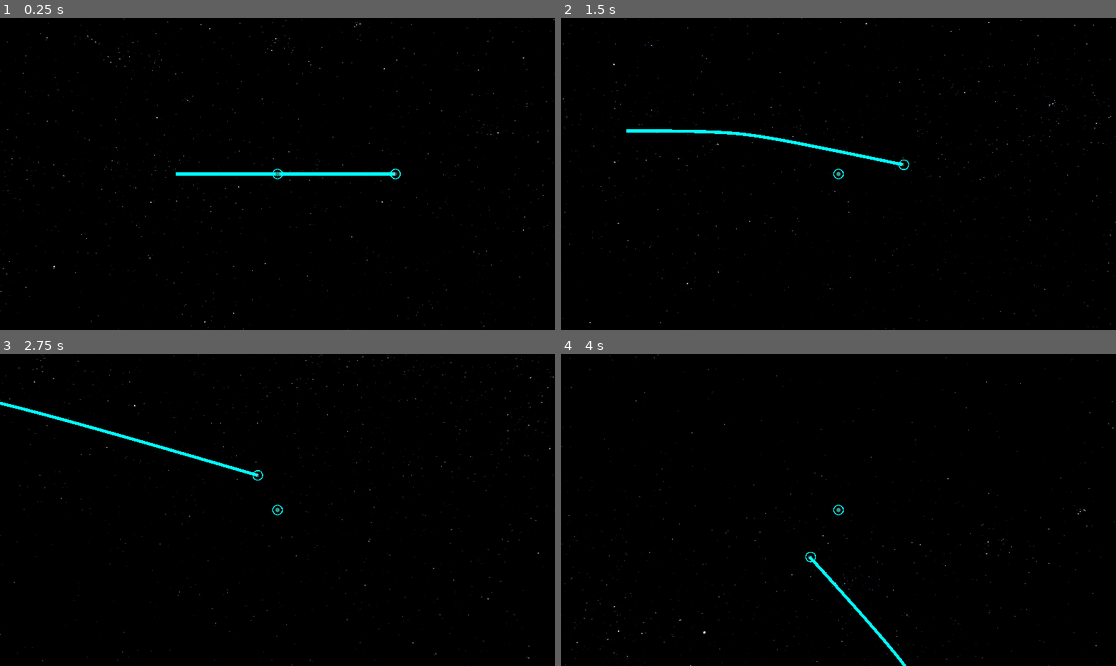
Above: before the commit, frames 1-4 (two rows, left to right).
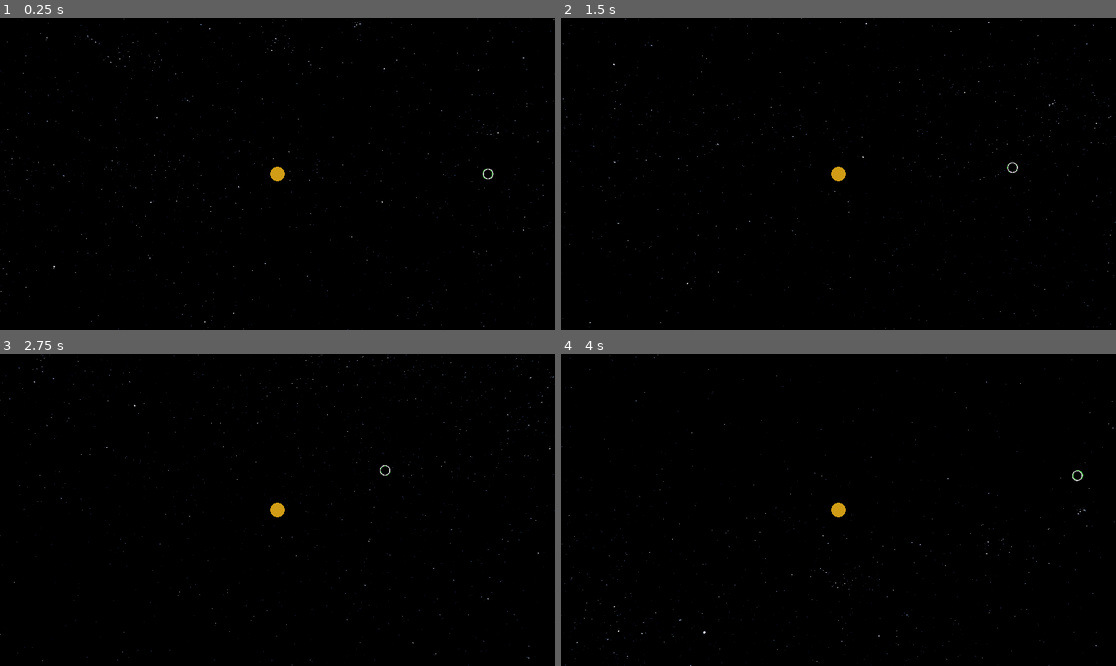
Above: after the commit, the same moments.

Repository: pinkavat/plaNetarium
Game: Godot game, scene res://world.tscn
Two runs of this game, one before a commit and one after it. Both use one fixed random seed, a clock stepped at 60 frames per second and the inputs below.
Inputs (mouse positions are in pixels of both pictures, inside the frame that each line leads up to):
- Up to frame 1 (0.25 s): no input
- Up to frame 2 (1.5 s): tap Enter (ui_accept) at 0.5, 0.6, 0.77, 1.07 s; move the mouse to (960, 158) at 0.52 s; hold Right (ui_right) 0.53-1.25 s; click (960, 158) at 0.67 s; drag from (727, 189) to (810, 236) at 1.27 s
- Up to frame 3 (2.75 s): move the mouse to (333, 441) at 2.02 s; hold Right (ui_right) from 2.03 s (still down); tap Enter (ui_accept) at 2.1 s; click (333, 441) at 2.17 s
- Up to frame 4 (4 s): release Right (ui_right) at 2.75 s; tap Enter (ui_accept) at 2.75, 3.6, 3.77 s; drag from (810, 572) to (672, 463) at 2.77 s; move the mouse to (1005, 556) at 3.52 s; hold Left (ui_left) from 3.53 s (still down); click (1005, 556) at 3.67 s

The runs differ from the first frame. In frame 1, 0.5% of the frame differs, in the area x 31-89%, y 47-53%; in frame 2, 0.6%, in the area x 11-83%, y 35-53%; in frame 3, 0.6%; in frame 4, 0.4%.

Commit message:
began implementing plaNetarium viewer

Diff:
--- a/PlaNetarium/gravitor.gd
+++ b/PlaNetarium/gravitor.gd
@@ -6,7 +6,7 @@
 ## TODO: document
 ## Tree Node
 
-## Unique name for this gravitor (used to extract the gravitor from the system state)
+## Unique name for this gravitor
 var name : StringName
 
 
@@ -18,6 +18,9 @@
 
 ## Local velocity of body at reference time.
 var vel_0 : DoubleVector3
+
+## Parent backreference, used only for 'get primary' query
+var parent : Gravitor = null
 
 ## Array of Gravitor children of this body.
 var children = []
@@ -60,7 +63,7 @@
 			)
 
 	# Make child and add it to our children
-	var child := Gravitor.new(name_, initial_state[0], initial_state[1], mu_)
+	var child := Gravitor.new(name_, initial_state[0], initial_state[1], mu_, self)
 	child.period = TAU * sqrt((semimajor_axis_ * semimajor_axis_ * semimajor_axis_) / (mu + mu_))
 	child.soi_radius = 0.9431 * semimajor_axis_ * pow(mu_ / mu, 2.0/5.0)
 	child.soi_radius_squared = child.soi_radius * child.soi_radius
@@ -91,7 +94,7 @@
 			)
 
 	# Make child and add it to our children
-	var child := Gravitor.new(name_, initial_state[0], initial_state[1], mu_)
+	var child := Gravitor.new(name_, initial_state[0], initial_state[1], mu_, self)
 	var semimajor_axis_ = (periapsis_distance_ + apoapsis_distance_) / 2.0
 	child.period = TAU * sqrt((semimajor_axis_ * semimajor_axis_ * semimajor_axis_) / (mu + mu_))
 	child.soi_radius = 0.9431 * semimajor_axis_ * pow(mu_ / mu, 2.0/5.0)
@@ -103,17 +106,18 @@
 ## TODO destroy!
 ## Static factory function: creates an immobile root primary Gravitor.
 static func make_root_gravitor(name_ : StringName, mu_ : float) -> Gravitor:
-	return Gravitor.new(name_, DoubleVector3.ZERO(), DoubleVector3.ZERO(), mu_)
+	return Gravitor.new(name_, DoubleVector3.ZERO(), DoubleVector3.ZERO(), mu_, null)
 
 
 ## Initialize a Gravitor with the given initial state (Cart2Cart, TODO improve).
 ## Not really meaningfully useable outside of invocation from the static factories above.
 ## TODO: in fact don't use it at all, since it doesn't set some of the 'useful properties'!
-func _init(name_ : StringName, pos_0_ : DoubleVector3, vel_0_ : DoubleVector3, mu_ : float) -> void:
+func _init(name_ : StringName, pos_0_ : DoubleVector3, vel_0_ : DoubleVector3, mu_ : float, parent_ : Gravitor) -> void:
 	name = name_
 	pos_0 = pos_0_
 	vel_0 = vel_0_
 	mu = mu_
+	parent = parent_
 
 
 ## Gravitor tree query: returns a Dictionary name->GlobalState (see below) for every
--- a/PlaNetarium/plaNetarium.gd
+++ b/PlaNetarium/plaNetarium.gd
@@ -40,18 +40,32 @@
 			return large_body.get_pos().vec3() # Gravitor.GlobalState
 		var small_body = _small_states.get(name, null)
 		if small_body:
-			return small_body.get_pos().vec3() # Gravitee.State (TODO)
+			return small_body.get_pos().vec3() # Gravitee.State
 		return fallback
 
 
 	## Returns the velocity Vector3 of the named body, or null, as in get_pos_of.
 	func get_vel_of(name : StringName, fallback = null):
-		return fallback # TODO
-
-
-	## Returns the orbital parent of a large body, or the primary attractor
-	## of a small body. Ditto fallback.
+		# Check large bodies
+		var large_body = _large_states.get(name, null)
+		if large_body:
+			return large_body.get_vel().vec3() # Gravitor.GlobalState
+		var small_body = _small_states.get(name, null)
+		if small_body:
+			return small_body.get_vel().vec3() # Gravitee.State
+		return fallback
+
+
+	## Returns the name of the orbital parent of a large body, or the primary attractor
+	## of a small body. Ditto fallback; will return null on the root attractor.
 	func get_primary_of(name : StringName, fallback = null):
+		# Check large bodies
+		var large_body = _large_states.get(name, null)
+		if large_body:
+			return large_body.gravitor.parent.name
+		var small_body = _small_states.get(name, null)
+		if small_body:
+			return small_body.primary.name
 		return fallback
 
 
@@ -119,7 +133,7 @@
 ## root attractor of the system (as it's a fallback for various things)
 func _init(root_name : StringName, root_mu : float):
 	_root_name = root_name
-	_large_bodies[_root_name] = Gravitor.new(root_name, DoubleVector3.ZERO(), DoubleVector3.ZERO(), root_mu)
+	_large_bodies[_root_name] = Gravitor.new(root_name, DoubleVector3.ZERO(), DoubleVector3.ZERO(), root_mu, null)
 
 
 ## Add a large body (emits gravity, moves in Keplerian orbit).
@@ -182,7 +196,7 @@
 	else:
 		assert(false, "Must specify either apo/periapsidal pair or axis/eccentricity pair!")
 
-	var new_child := Gravitor.new(name, initial_state[0], initial_state[1], child_mu)
+	var new_child := Gravitor.new(name, initial_state[0], initial_state[1], child_mu, parent)
 	# Set the new gravitor's auxiliaries (TODO: in init above...?)
 	new_child.period = TAU * sqrt((semimajor_axis * semimajor_axis * semimajor_axis) / (parent.mu + child_mu))
 	new_child.soi_radius = 0.9431 * semimajor_axis * pow(child_mu / parent.mu, 2.0/5.0)
--- a/CameraGimbal.gd
+++ b/PlaNetariumViewer/CameraGimbal.gd
@@ -111,18 +111,18 @@
 
 				# Fire a ray to see if camera is to move
 
-				var params := PhysicsRayQueryParameters3D.new()
-				params.from = camera.project_ray_origin(event.position)
-				params.to = params.from + camera.project_ray_normal(event.position) * camera.far
-				params.collide_with_bodies = false
-				params.collide_with_areas = true
-				params.collision_mask = 0x1
-				var ray_result = get_world_3d().direct_space_state.intersect_ray(params)
-
-				if ray_result and ray_result["collider"].is_in_group("camera_targetable"):
-					# We hit a targetable node; retarget the camera
-					if not target_node == ray_result["collider"]:
-						_start_move_towards(ray_result["collider"])
-				else:
-					# Ray didn't hit anything, so it's a grab-to-move.
-					grabbed = true
+#				var params := PhysicsRayQueryParameters3D.new()
+#				params.from = camera.project_ray_origin(event.position)
+#				params.to = params.from + camera.project_ray_normal(event.position) * camera.far
+#				params.collide_with_bodies = false
+#				params.collide_with_areas = true
+#				params.collision_mask = 0x1
+#				var ray_result = get_world_3d().direct_space_state.intersect_ray(params)
+#
+#				if ray_result and ray_result["collider"].is_in_group("camera_targetable"):
+#					# We hit a targetable node; retarget the camera
+#					if not target_node == ray_result["collider"]:
+#						_start_move_towards(ray_result["collider"])
+#				else:
+#					# Ray didn't hit anything, so it's a grab-to-move.
+				grabbed = true
--- /dev/null
+++ b/PlaNetariumViewer/LargeBodyView/large_body_view.tscn
@@ -0,0 +1,14 @@
+[gd_scene load_steps=3 format=3 uid="uid://8pabwxyl1mi1"]
+
+[ext_resource type="Script" path="res://PlaNetariumViewer/click_target.gd" id="1_tomcy"]
+
+[sub_resource type="SphereMesh" id="SphereMesh_lloby"]
+
+[node name="LargeBodyView" type="Node3D"]
+metadata/_edit_group_ = true
+
+[node name="TempPlanetMesh" type="MeshInstance3D" parent="."]
+mesh = SubResource("SphereMesh_lloby")
+
+[node name="ClickTarget" type="Node2D" parent="."]
+script = ExtResource("1_tomcy")
--- /dev/null
+++ b/PlaNetariumViewer/SmallBodyView/unpredictable_small_body_view.tscn
@@ -0,0 +1,9 @@
+[gd_scene load_steps=2 format=3 uid="uid://dhln6sccc3xr"]
+
+[ext_resource type="Script" path="res://PlaNetariumViewer/click_target.gd" id="1_nbb6w"]
+
+[node name="UnpredictableSmallBodyView" type="Node3D"]
+metadata/_edit_group_ = true
+
+[node name="ClickTarget" type="Node2D" parent="."]
+script = ExtResource("1_nbb6w")
--- a/click_target.gd
+++ b/PlaNetariumViewer/click_target.gd
@@ -12,7 +12,7 @@
 var radius : float = 20.0
 
 ## Displayed circle colour
-var colour : Color = Color.AQUA
+var color : Color = Color.AQUA
 
 ## Emitted on click
 signal clicked
@@ -32,8 +32,8 @@
 	# Check to see if the object we're representing is larger on screen than we are
 	var test_pos = to_local(camera.unproject_position(parent_pos + Vector3(0, parent_apparent_min_rad, 0)))
 
-	# Local-hide if behind camera (ancestors can hide, too, to disable clicks)
-	if camera.is_position_behind(parent_pos) or test_pos.length_squared() > (radius * radius):
+	# Hide and disable clicks if behind camera, target sphere is large enough, or parent is hidden
+	if camera.is_position_behind(parent_pos) or test_pos.length_squared() > (radius * radius) or not get_parent().is_visible_in_tree():
 		hide()
 	else:
 		show()
@@ -42,13 +42,13 @@
 
 # Draw an empty circle around the target point
 func _draw():
-	draw_arc(Vector2.ZERO, radius, 0.0, TAU, 32, colour, 4.0)
+	draw_arc(Vector2.ZERO, radius, 0.0, TAU, 32, color, 4.0)
 
 
 # Field mouse clicks
 func _input(event):
 	if event is InputEventMouseButton and event.pressed and event.button_index == MOUSE_BUTTON_LEFT:
-		if is_visible_in_tree() and to_local(event.position).length_squared() < (radius * radius):
+		if visible and to_local(event.position).length_squared() < (radius * radius):
 			get_viewport().set_input_as_handled()
 
 			clicked.emit()
--- /dev/null
+++ b/PlaNetariumViewer/plaNetarium_view.gd
@@ -0,0 +1,174 @@
+extends Node3D
+class_name PlaNetariumView
+
+## PlaNetarium User Interface, handling visualization and input.
+##
+## TODO doc. Unlike the PlaNetarium core, do reach into this as much as needful.
+
+## The PlaNetarium this view is of; must be set by the using context before
+## any other calls are made.
+var planetarium : PlaNetarium
+
+
+## Since too-large values might lead to weirdness with clipping planes, etc. We
+## shrink everything coming out of the PlaNetarium by this factor.
+var space_scale := 1e-10
+
+
+## Attempted time advance per second, as applied in process loop.
+var time_scale := 128000.0 # seconds, arbitrarily (TODO INITVAL AND SETTING)
+
+
+## Whether the view is attempting to advance simulation time or not.
+var running := true
+
+
+## How many microseconds each process call is allowed to use.
+var tick_budget_usec : int = 8000
+
+
+
+## Simulation time. READ ONLY -- PlaNetarium isn't designed to run backwards, nor
+## to jump at random into the future.
+var sim_time := 0.0
+
+
+# Each object in a plaNetarium is visualized by a collection of Nodes. The
+# mapping from ID name to these subtrees is stored here.
+# Philosophy: None of the subtrees care about the plaNetarium, space_scale, etc.
+var _views := {}
+
+
+## Camera Gimbal: owns the camera, fields camera controls, and handles camera moves.
+@onready var _camera_gimbal := get_node("CameraGimbal")
+
+
+# ========== VIEWING PLANETARIUM OBJECTS ==========
+
+# TODO: property setters for viewing the root body.
+
+## Removes the Nodal subtree associated with this object, if it exists.
+func unload(body_name : StringName):
+	var subtree = _views.get(body_name)
+	if subtree:
+		_views.erase(body_name)
+		subtree.queue_free()
+
+
+## Instances and adds a subtree showing the indicated large body, if it exists.
+func load_large_body(body_name : StringName, properties : Dictionary):
+	if body_name in _views:
+		unload(body_name)
+
+	# Instantiate and set up a large body viewer
+	var large_body_view = preload("res://PlaNetariumViewer/LargeBodyView/large_body_view.tscn").instantiate()
+
+	# TODO temp planet mesh sizing
+	large_body_view.get_node("TempPlanetMesh").scale *= space_scale * 6_371_000.0 * 2.0
+
+	# TODO: colour etc. ('properties' dict lookup?)
+	var new_mat := StandardMaterial3D.new()
+	new_mat.shading_mode = BaseMaterial3D.SHADING_MODE_UNSHADED
+	new_mat.albedo_color = properties.get('color', Color.MAGENTA)
+	large_body_view.get_node("TempPlanetMesh").set_surface_override_material(0, new_mat)
+
+	# TODO: orbit
+
+	var click_target = large_body_view.get_node("ClickTarget")
+	click_target.color = properties.get('color', Color.MAGENTA)
+	click_target.clicked.connect(_camera_gimbal._start_move_towards.bind(large_body_view))
+
+	_views[body_name] = large_body_view
+	add_child(large_body_view)
+
+
+enum ViewType {
+	UNPREDICTABLE,	## No orbit shown.
+	PREDICTABLE,	## Orbit shown, but no maneuvers.
+	CONTROLLABLE,	## Orbit and maneuvers shown.
+	CONTROLLED,		## Orbit and maneuvers shown and editable; touching orbit will show lookahead.
+}
+
+## Instances and adds a subtree showing the indicated small body, if it exists;
+## bells and whistles are specified by the view_type.
+func load_small_body(body_name : StringName, view_type: ViewType, properties : Dictionary):
+	if body_name in _views:
+		unload(body_name)
+
+	var new_view
+	match view_type:
+
+		ViewType.UNPREDICTABLE:
+			# Setup for unpredictable view
+			new_view = preload("res://PlaNetariumViewer/SmallBodyView/unpredictable_small_body_view.tscn").instantiate()
+
+	# Setup shared by all views
+	var click_target = new_view.get_node("ClickTarget")
+	click_target.color = properties.get('color', Color.MAGENTA)
+	click_target.clicked.connect(_camera_gimbal._start_move_towards.bind(new_view))
+
+	_views[body_name] = new_view
+	add_child(new_view)
+
+
+
+# ========== TIME-PROCESS LOOP ==========
+
+## TODO: physics process?
+## TODO: camera to physics, too? Maybe that's the holdup?
+func _process(delta):
+
+	var tick_start_time := Time.get_ticks_usec()
+	var current_tick_budget := tick_budget_usec
+
+	if running:
+
+		# Attempt to advance plaNetarium sim time
+		var state = planetarium.move_to_time(sim_time)
+
+		if state:
+			# Tick succeeded. Update view to reflect:
+
+			for view_name in _views:
+				var pos = state.get_pos_of(view_name) * space_scale
+				var view = _views[view_name]
+
+				# TODO
+				view.global_position = pos
+				#if view.has_method(""):
+				#	pass
+
+			# Advance time.
+			sim_time += delta * time_scale
+
+	# With remaining time in tick, advance plaNetarium caches, etc.
+	current_tick_budget -= Time.get_ticks_usec() - tick_start_time
+	planetarium.do_background_work(current_tick_budget)
+
+
+
+
+
+
+# =============== TODO for conversion ==================
+
+
+#func _process(delta):
+
+#
+#	# Reticle placement
+#	#var mouse_closest_index := orbit_line.get_closest_point_to_mouse()
+#	#var closest_state = sponch.long_cache._backing[mouse_closest_index]
+#	#$Reticle.global_position = (closest_state.get_pos().vec3()) * space_scale
+
+
+#
+#	$CameraGimbal/Camera3D.position.z = $CameraGimbal.min_zoom * 10.0
+#	$CameraGimbal._start_move_towards($TestTarget2)
+#	$CameraGimbal.move_amount = 0.0
+#
+#	orbit_line = TouchableOrbitPolyline.new(sponch.long_cache.length(), space_scale)
+#	sponch.long_cache.added_item.connect(orbit_line.add_point)
+#	sponch.long_cache.changed_item.connect(orbit_line.change_point)
+#	sponch.long_cache.invalidate.connect(orbit_line.invalidate)
+#	add_child(orbit_line)
--- /dev/null
+++ b/PlaNetariumViewer/planetarium_view.tscn
@@ -0,0 +1,16 @@
+[gd_scene load_steps=3 format=3 uid="uid://874fs66673ca"]
+
+[ext_resource type="Script" path="res://PlaNetariumViewer/plaNetarium_view.gd" id="1_05np0"]
+[ext_resource type="Script" path="res://PlaNetariumViewer/CameraGimbal.gd" id="2_ifgoe"]
+
+[node name="PlaNetariumView" type="Node3D"]
+script = ExtResource("1_05np0")
+
+[node name="CameraGimbal" type="Node3D" parent="."]
+script = ExtResource("2_ifgoe")
+
+[node name="Camera3D" type="Camera3D" parent="CameraGimbal"]
+transform = Transform3D(1, 0, 0, 0, 1, 0, 0, 0, 1, 0, 0, 23.3421)
+current = true
+fov = 50.0
+near = 0.001
--- a/test_driver.gd
+++ b/test_driver.gd
@@ -2,100 +2,42 @@
 
 # Test driver script
 
-var sponch : Gravitee
-var orbit_line : TouchableOrbitPolyline
-
-var sim_time := 0.0
-
-var time_scale := 128000.0
-var space_scale := 1e-10
-var running := true
-
-var valid_tick_count = 0
-
+var sponch
 
 var planetarium : PlaNetarium
+var view : PlaNetariumView
 
+func _ready():
 
+	# TODO stringname-name testing
 
-var tick_budget_usec : int = 8000
+	planetarium = PlaNetarium.new(&"sol", 1.327e20)
 
-# TODO: physics process?
-# TODO: camera to physics, too? Maybe that's the holdup?
-func _process(delta):
+	view = $PlaNetariumView
+	view.planetarium = planetarium
 
-	var tick_start_time := Time.get_ticks_usec()
-	var current_tick_budget := tick_budget_usec
+	planetarium.add_large_body(&"earth", &"sol", {"mu" : 3.986e14}, {"periapsis":147.1e9, "apoapsis":152.1e9})
+	view.load_large_body(&"earth", {"color" : Color.LIME_GREEN})
 
-	# Reticle placement
-	#var mouse_closest_index := orbit_line.get_closest_point_to_mouse()
-	#var closest_state = sponch.long_cache._backing[mouse_closest_index]
-	#$Reticle.global_position = (closest_state.get_pos().vec3()) * space_scale
-
-
-	# Time speed controls
-	if Input.is_action_just_pressed("ui_right"):
-		time_scale *= 2.0
-	elif Input.is_action_just_pressed("ui_left"):
-		time_scale /= 2.0
-	if Input.is_action_just_pressed("ui_accept"):
-		running = not running
-
-
-	if running:
-
-		var state = planetarium.move_to_time(sim_time)
-
-		if state:
-
-			# Tick succeeded. Move sprites:
-			$TestTarget2.global_position = state.get_pos_of(&"earth") * space_scale
-			$TestTarget3.global_position = state.get_pos_of(&"sponch") * space_scale
-
-			# Advance time.
-			sim_time += delta * time_scale
-
-
-	current_tick_budget -= Time.get_ticks_usec() - tick_start_time
-	planetarium.do_background_work(current_tick_budget)
-
+	# Baroque way of adding a small body at a position!
+	# TODO: WHEN THESE GO, REMOVE THE ASSOCIATED CODE IN GRAVITOR!
+	var sol = Gravitor.make_root_gravitor("sol", 1.327e20)
+	var earth = sol.add_child_from_apsides("earth", 3.986e14, 147.1e9, 152.1e9)
+	var lunar_orbit := UniversalKepler.initial_conditions_from_apsides(3.986e14, 363e6, 405e6)
+	var lunar_global = [lunar_orbit[0].add(earth.pos_0), lunar_orbit[1].add(earth.vel_0)]
+	sponch = planetarium.temp_add_small_body(&"sponch", lunar_global[0], lunar_global[1], 0.0)
+	view.load_small_body(&"sponch", PlaNetariumView.ViewType.UNPREDICTABLE, {"color" : Color.GRAY})
 
 #		#$Label.text = $Label.text + "\ncache tail: "+str(sponch.long_cache.get_at(sponch.long_cache_tail).qtime * sponch.ti …(246 unchanged characters)…
 #		$Label.text = $Label.text + "\ngravitor cache hit/miss rate: " + str(float(cache_hits)/float(cache_misses))
 #		$Label.text = $Label.text + "\ncurrent primary: " + str(sponch.long_cache.get_at(0).primary.name)
 
-func _ready():
 
-	# NEW CODE
-
-	planetarium = PlaNetarium.new(&"sol", 1.327e20)
-	planetarium.add_large_body(&"earth", &"sol", {"mu" : 3.986e14}, {"periapsis":147.1e9, "apoapsis":152.1e9})
-
-
-
-	# OLD CODE
-
-	# Two BELOW LINES NEEDED TO SUBSTANTIATE LUNAR ORBIT ONLY
-	var sol = Gravitor.make_root_gravitor("sol", 1.327e20)
-	var earth = sol.add_child_from_apsides("earth", 3.986e14, 147.1e9, 152.1e9)
-	$TestTarget2.scale *= space_scale * 6_371_000.0 * 2.0
-	$TestTarget3.scale = $TestTarget2.scale
-
-	$CameraGimbal/Camera3D.position.z = $CameraGimbal.min_zoom * 10.0
-	$CameraGimbal._start_move_towards($TestTarget2)
-	$CameraGimbal.move_amount = 0.0
-
-	$TestTarget2/ClickTarget.clicked.connect($CameraGimbal._start_move_towards.bind($TestTarget2))
-	$TestTarget3/ClickTarget2.clicked.connect($CameraGimbal._start_move_towards.bind($TestTarget3))
-
-	var lunar_orbit := UniversalKepler.initial_conditions_from_apsides(3.986e14, 363e6, 405e6)
-	var lunar_global = [lunar_orbit[0].add(earth.pos_0), lunar_orbit[1].add(earth.vel_0)]
-
-	#sponch = Gravitee.new(lunar_global[0], lunar_global[1], 0.0, cached_gravitor_query)
-	sponch = planetarium.temp_add_small_body(&"sponch", lunar_global[0], lunar_global[1], 0.0)
-
-	orbit_line = TouchableOrbitPolyline.new(sponch.long_cache.length(), space_scale)
-	sponch.long_cache.added_item.connect(orbit_line.add_point)
-	sponch.long_cache.changed_item.connect(orbit_line.change_point)
-	sponch.long_cache.invalidate.connect(orbit_line.invalidate)
-	add_child(orbit_line)
+func _process(_delta):
+	# Temporary time speed controls
+	if Input.is_action_just_pressed("ui_right"):
+		view.time_scale *= 2.0
+	elif Input.is_action_just_pressed("ui_left"):
+		view.time_scale /= 2.0
+	if Input.is_action_just_pressed("ui_accept"):
+		view.running = not view.running
--- a/world.tscn
+++ b/world.tscn
@@ -2,8 +2,8 @@
 
 [ext_resource type="Texture2D" uid="uid://dj3si6echdek3" path="res://Solarsystemscope_texture_8k_stars.jpg" id="1_bfi6i"]
 [ext_resource type="Script" path="res://test_driver.gd" id="1_rs74j"]
-[ext_resource type="Script" path="res://CameraGimbal.gd" id="2_qjnjl"]
-[ext_resource type="Script" path="res://click_target.gd" id="3_xoevo"]
+[ext_resource type="PackedScene" uid="uid://874fs66673ca" path="res://PlaNetariumViewer/planetarium_view.tscn" id="2_3n47u"]
+[ext_resource type="Script" path="res://PlaNetariumViewer/click_target.gd" id="4_0v24b"]
 
 [sub_resource type="PanoramaSkyMaterial" id="PanoramaSkyMaterial_tueks"]
 panorama = ExtResource("1_bfi6i")
@@ -44,10 +44,12 @@
 [node name="World" type="Node3D"]
 script = ExtResource("1_rs74j")
 
+[node name="PlaNetariumView" parent="." instance=ExtResource("2_3n47u")]
+
 [node name="WorldEnvironment" type="WorldEnvironment" parent="."]
 environment = SubResource("Environment_axqk5")
 
-[node name="TestTarget" type="Area3D" parent="." groups=["camera_targetable"]]
+[node name="TestTarget" type="Area3D" parent="."]
 metadata/_edit_group_ = true
 
 [node name="MeshInstance3D" type="MeshInstance3D" parent="TestTarget"]
@@ -57,7 +59,8 @@
 [node name="CollisionShape3D" type="CollisionShape3D" parent="TestTarget"]
 shape = SubResource("SphereShape3D_bk0pi")
 
-[node name="TestTarget2" type="Area3D" parent="." groups=["camera_targetable"]]
+[node name="TestTarget2" type="Area3D" parent="."]
+visible = false
 metadata/_edit_group_ = true
 
 [node name="MeshInstance3D" type="MeshInstance3D" parent="TestTarget2"]
@@ -68,9 +71,10 @@
 shape = SubResource("SphereShape3D_bk0pi")
 
 [node name="ClickTarget" type="Node2D" parent="TestTarget2"]
-script = ExtResource("3_xoevo")
+script = ExtResource("4_0v24b")
 
-[node name="TestTarget3" type="Area3D" parent="." groups=["camera_targetable"]]
+[node name="TestTarget3" type="Area3D" parent="."]
+visible = false
 metadata/_edit_group_ = true
 
 [node name="MeshInstance3D" type="MeshInstance3D" parent="TestTarget3"]
@@ -81,16 +85,7 @@
 shape = SubResource("SphereShape3D_bk0pi")
 
 [node name="ClickTarget2" type="Node2D" parent="TestTarget3"]
-script = ExtResource("3_xoevo")
-
-[node name="CameraGimbal" type="Node3D" parent="."]
-script = ExtResource("2_qjnjl")
-
-[node name="Camera3D" type="Camera3D" parent="CameraGimbal"]
-transform = Transform3D(1, 0, 0, 0, 1, 0, 0, 0, 1, 0, 0, 23.3421)
-current = true
-fov = 50.0
-near = 0.001
+script = ExtResource("4_0v24b")
 
 [node name="Label" type="Label" parent="."]
 offset_right = 40.0
